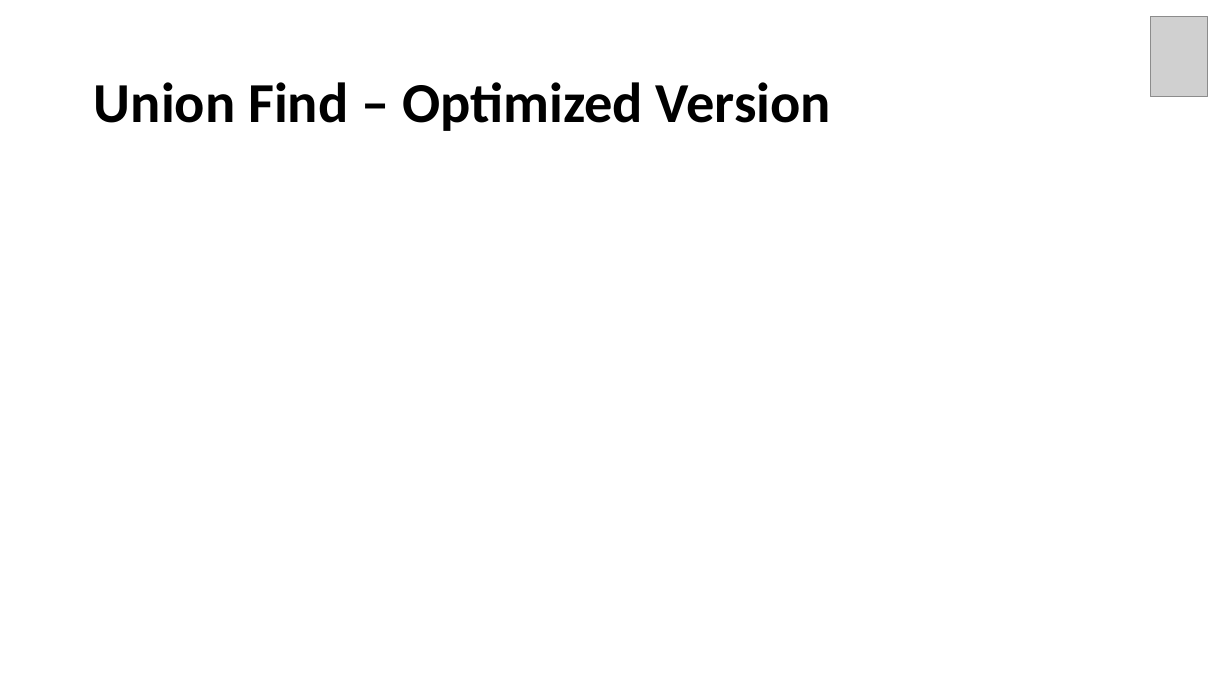
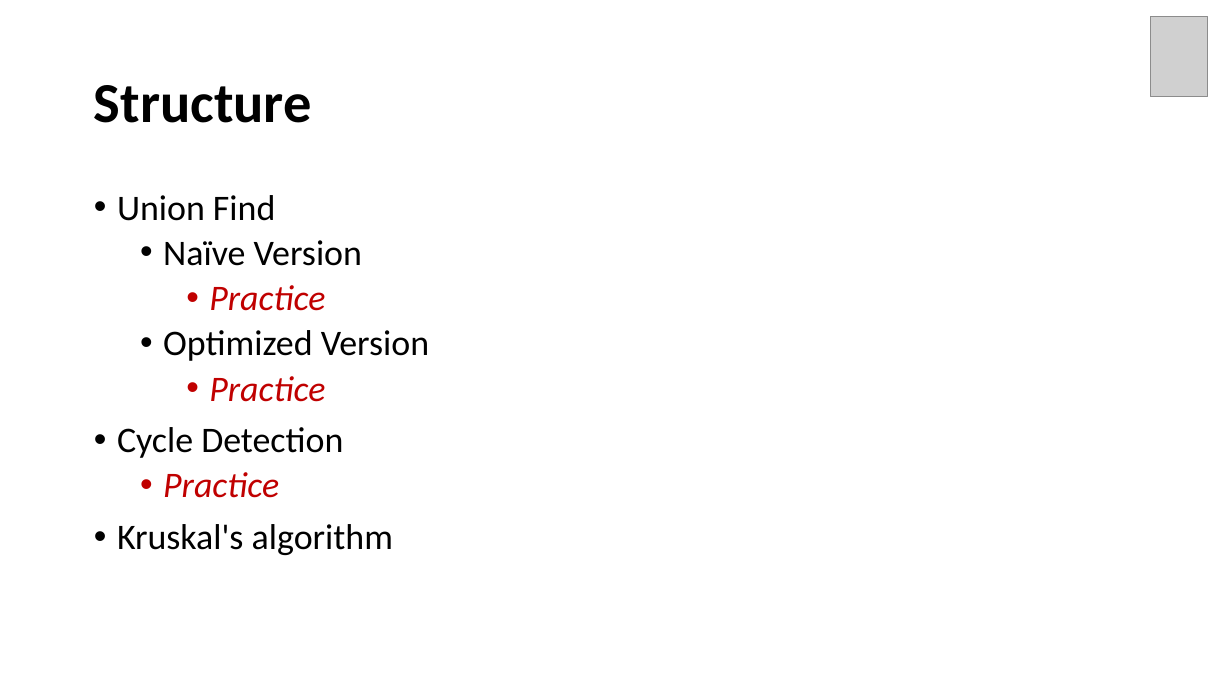
Before and after one commit to Neo-Hao/union-find, a slide deck: slide 35 of slides.pptx (slide 49 before the commit). Drawn at 1232x693 pixels with LibreOffice and Linux fonts; fonts in the diff are those of the drawing; grey boxes stand for pictures. Boxes give left, top, right and bottom in pixels: in the first picture for what was removed or moved away, otherwise in the second. Text is boxed around its words. In the diff, an @@ line names an element or a change of style, - is before the commit and + after.

Commit message:
updates on union find two versions

```diff
--- a/slides.pptx
+++ b/slides.pptx
@@ title at [94, 85, 312, 123]: text changed @@
-Union Find – Optimized Version
+Structure
@@ text added at [117, 195, 429, 555], 28 pt, text #000000 @@
+• Union Find
+  • Naïve Version
+    • Practice
+  • Optimized Version
+    • Practice
+• Cycle Detection
+  • Practice
+• Kruskal's algorithm
```
Also in this commit, not shown: 33 other slides changed, 6 slides added, 10 slides removed.
